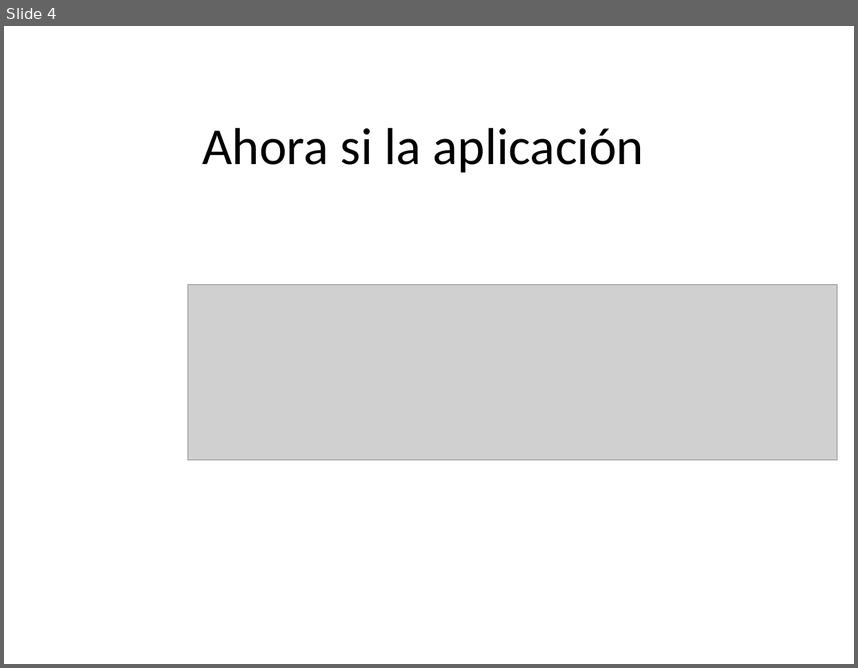
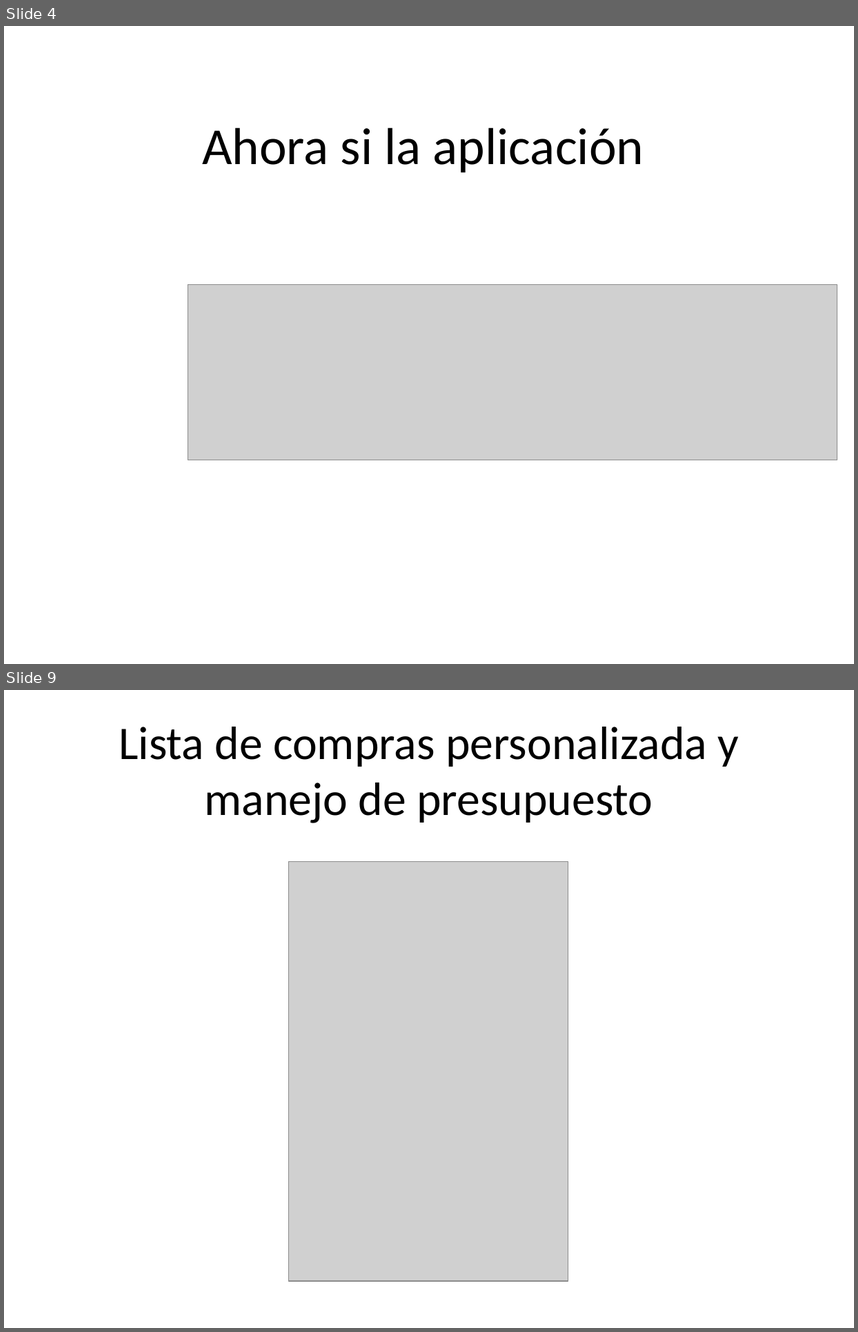
Before and after one commit to anfesmo/Drogas5aConvocatoria, a slide deck: CorabastosUnClick.pptx. Shown one above the other, each under a label of ours: slide 4 before the commit, slides 4 and 9 after it; the slides between them are not shown. The pictures are 858x668 and 858x1332 pixels, drawn with LibreOffice and Linux fonts; fonts in the diff are those of the drawing; grey boxes stand for pictures. Boxes give left, top, right and bottom in pixels: in the first picture for what was removed or moved away, otherwise in the second. Text is boxed around its words. In the diff, an @@ line names an element or a change of style, - is before the commit and + after.

```diff
--- a/CorabastosUnClick.pptx
+++ b/CorabastosUnClick.pptx
@@ slide 9 added at (4, 690, 854, 1328), background #FFFFFF @@
@@ title added at (119, 727, 740, 823), 39.6 pt, text #000000 @@
+Lista de compras personalizada y manejo de presupuesto
@@ picture added at (289, 862, 568, 1281) @@
```
Also in this commit, not shown: 8 other slides added, 4 slides removed, 1 other file.
